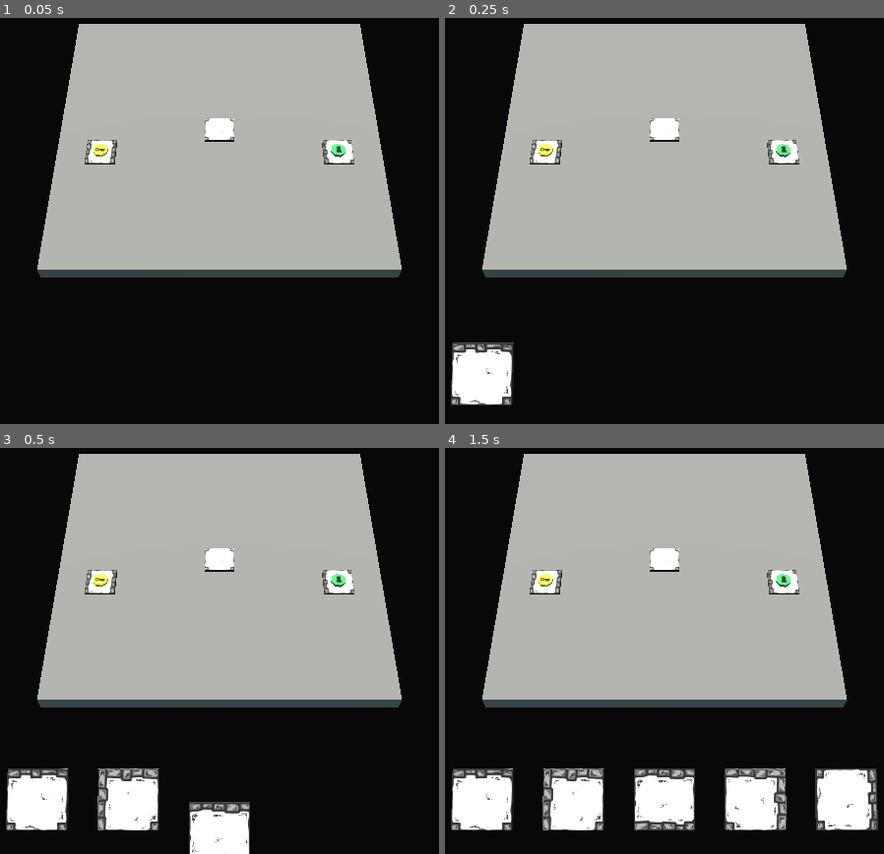
Above: before the commit, frames 1-4 (two rows, left to right).
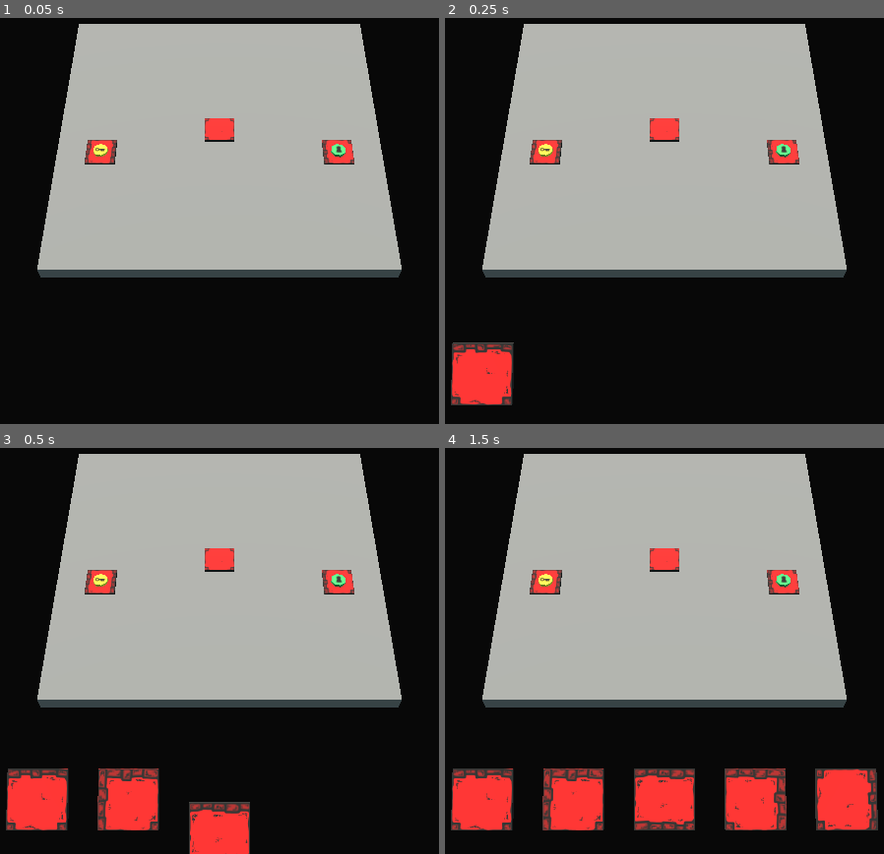
Above: after the commit, the same moments.

Repository: Cybierre-Koffee-Studio/GameOff2023
Game: Godot game, scene res://scenes/main.tscn
Two runs of this game, one before a commit and one after it. Both use one fixed random seed, a clock stepped at 60 frames per second and the inputs below.
Inputs (mouse positions are in pixels of both pictures, inside the frame that each line leads up to):
- Up to frame 1 (0.05 s): no input
- Up to frame 2 (0.25 s): no input
- Up to frame 3 (0.5 s): no input
- Up to frame 4 (1.5 s): tap Enter (ui_accept) at 0.5, 0.77, 1.25 s; move the mouse to (835, 610) at 0.52 s; hold D (AllerADroite) 0.53-1.28 s; tap S (Reculer) at 0.6 s; click (835, 610) at 0.67 s; move the mouse to (506, 655) at 1.27 s; hold Down (ui_down) from 1.28 s (still down); tap E (rotaCamDroite) at 1.35 s

The runs differ from the first frame. In frame 1, 0.9% of the frame differs, in the area x 19-81%, y 24-36%; in frame 2, 2.8%; in frame 3, 6.3%; in frame 4, 10%, in the area x 1-99%, y 24-95%.

Commit message:
mecanique couleurs en cours

Diff:
--- a/godot/project.godot
+++ b/godot/project.godot
@@ -69,8 +69,10 @@
 [layer_names]
 
 3d_physics/layer_1="player"
-3d_physics/layer_2="raycast"
+3d_physics/layer_2="raycastPlayer"
 3d_physics/layer_3="tileZone"
+3d_physics/layer_10="TileColor"
+3d_physics/layer_11="TileRaycast"
 
 [rendering]
 
--- a/godot/scenes/board/board.gd
+++ b/godot/scenes/board/board.gd
@@ -193,6 +193,7 @@
     tile.position.y = 50
     add_child(tile)
     map_tile(tile.position.x + GRID_SIZE/2, tile.position.z + GRID_SIZE/2, tile.get_tile_data())
+    tile.get_neighbour_tile_color()
     var tween = create_tween()
     tween.tween_property(tile, "position:y", 0.5, 0.8).set_trans(Tween.TRANS_QUINT).set_ease(Tween.EASE_OUT)
     tween.tween_callback(src.queue_free)
--- a/godot/scenes/tiles/tile.gd
+++ b/godot/scenes/tiles/tile.gd
@@ -2,6 +2,9 @@
 class_name Tile
 
 enum TYPE {CENTER, CORRIDOR, STRAIGHT, CORNER}
+const COLORS = [Color.RED, Color.RED, Color.GREEN]
+
+var valeur_cluster_max = 1
 
 const center_texture = preload("res://models/tiles/center/tile_center_texture_center.png")
 const corridor_texture = preload("res://models/tiles/corridor/tile_corridor_texture_corridor.png")
@@ -59,6 +62,7 @@
             base_material_copy.albedo_texture = straight_texture
         TYPE.CORNER:
             base_material_copy.albedo_texture = corner_texture
+    base_material_copy.albedo_color = COLORS.pick_random()
     $mesh.set_surface_override_material(0, base_material_copy)
 
 # renvoie les données sur les bords de la tuile sous forme d'un tableau de binaires :
@@ -83,3 +87,16 @@
     if event is InputEventMouseButton:
         if event.button_index == MOUSE_BUTTON_LEFT and event.pressed == true:
             select_tile.emit(self)
+
+func get_neighbour_tile_color():
+    var valeur_tampon = 0
+    for i in range(1,5) :
+        var un_raycast:RayCast3D = find_child("RayCast" + str(i))
+        if un_raycast.is_colliding() :
+            if un_raycast.get_collider().get_parent().get_tile_color() == get_tile_color() :
+                if un_raycast.get_collider().get_parent().valeur_cluster_max < valeur_tampon :
+                    valeur_cluster_max = un_raycast.get_collider().get_parent().valeur_cluster_max
+                print("C LA MEME")
+
+func get_tile_color():
+    return $mesh.get_surface_override_material(0).albedo_color
--- a/godot/scenes/tiles/tile.tscn
+++ b/godot/scenes/tiles/tile.tscn
@@ -46,6 +46,9 @@
 [sub_resource type="BoxShape3D" id="BoxShape3D_o0mh7"]
 size = Vector3(1, 0.1, 1)
 
+[sub_resource type="BoxShape3D" id="BoxShape3D_g5q4l"]
+size = Vector3(0.759675, 0.472864, 0.750755)
+
 [node name="tile_center" type="Node3D"]
 script = ExtResource("1_6q3ss")
 
@@ -61,6 +64,41 @@
 transform = Transform3D(1, 0, 0, 0, 1, 0, 0, 0, 1, 0, 0.05, 0)
 shape = SubResource("BoxShape3D_o0mh7")
 
+[node name="colorArea" type="Area3D" parent="."]
+collision_layer = 512
+collision_mask = 1024
+
+[node name="CollisionShape3D" type="CollisionShape3D" parent="colorArea"]
+transform = Transform3D(1, 0, 0, 0, 1, 0, 0, 0, 1, 0, -0.288661, 0)
+shape = SubResource("BoxShape3D_g5q4l")
+
+[node name="Raycasts" type="Node3D" parent="."]
+transform = Transform3D(1, 0, 0, 0, 1, 0, 0, 0, 1, 0, -0.353727, 0)
+
+[node name="RayCast1" type="RayCast3D" parent="Raycasts"]
+target_position = Vector3(1, 0, 0)
+collision_mask = 512
+collide_with_areas = true
+collide_with_bodies = false
+
+[node name="RayCast2" type="RayCast3D" parent="Raycasts"]
+target_position = Vector3(-1, 0, 0)
+collision_mask = 512
+collide_with_areas = true
+collide_with_bodies = false
+
+[node name="RayCast3" type="RayCast3D" parent="Raycasts"]
+target_position = Vector3(0, 0, 1)
+collision_mask = 512
+collide_with_areas = true
+collide_with_bodies = false
+
+[node name="RayCast4" type="RayCast3D" parent="Raycasts"]
+target_position = Vector3(0, 0, -1)
+collision_mask = 512
+collide_with_areas = true
+collide_with_bodies = false
+
 [connection signal="input_event" from="Area3D" to="." method="_on_area_3d_input_event"]
 [connection signal="mouse_entered" from="Area3D" to="." method="_on_area_3d_mouse_entered"]
 [connection signal="mouse_exited" from="Area3D" to="." method="_on_area_3d_mouse_exited"]
Not shown: 1 places in godot/scenes/tiles/tile.tscn that only renumber resources
